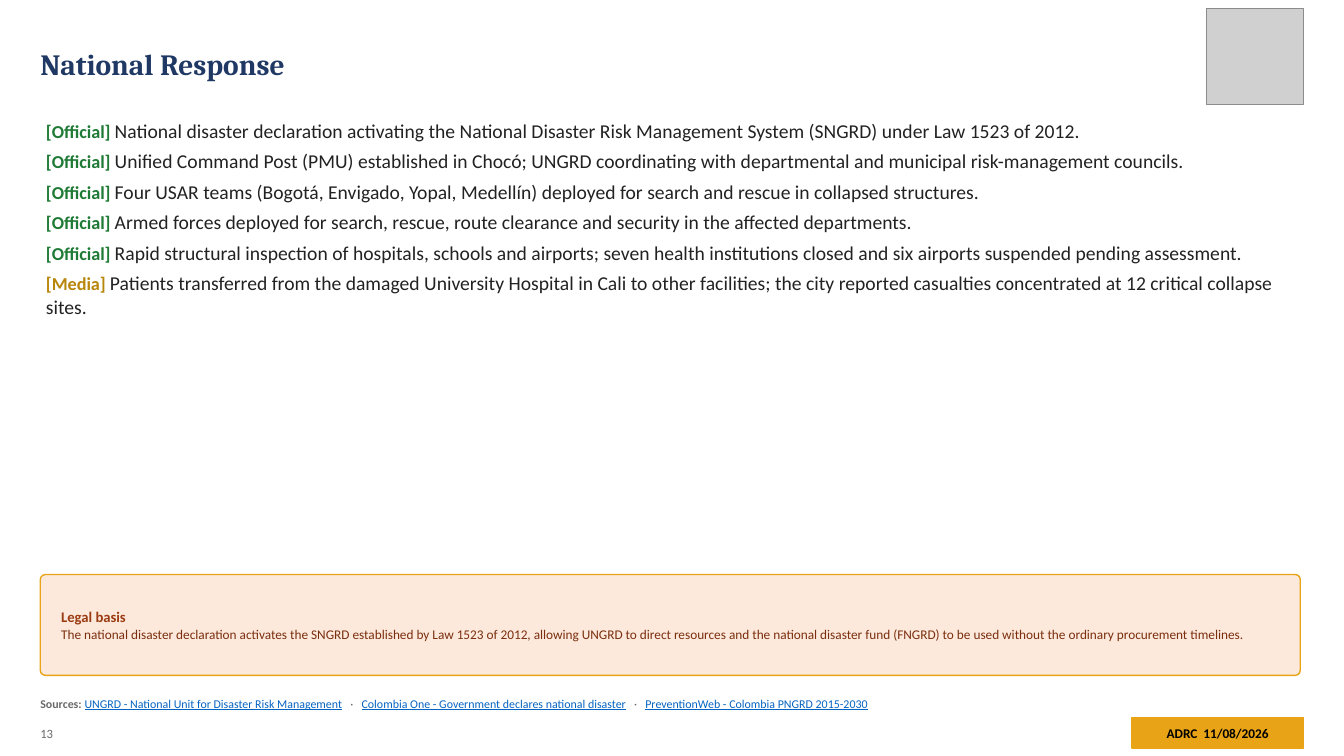
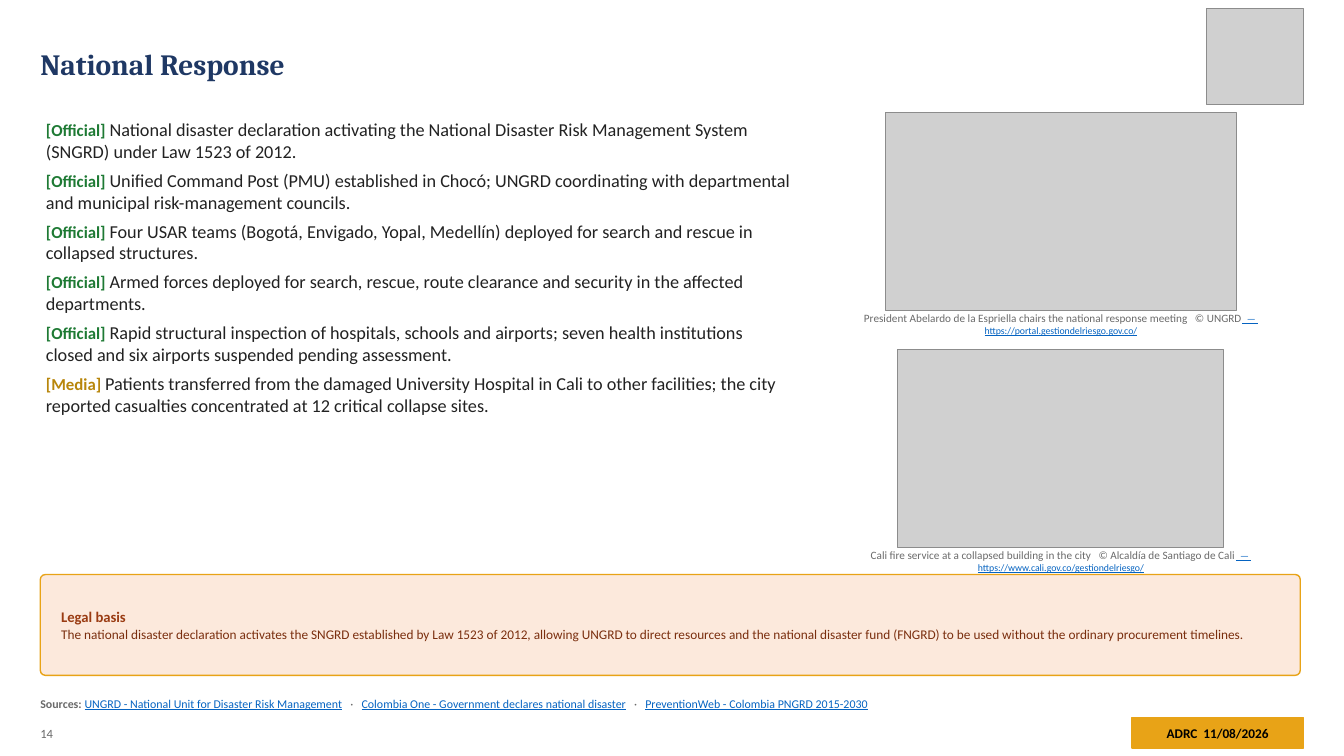
Before and after one commit to kochobi-max/whatsmap, a slide deck: slide 14 of reports/colombia_eq_20260810/output/ADRC_EQ_COL_Choco_20260810_EN.pptx (slide 13 before the commit). Drawn at 1344x756 pixels with LibreOffice and Linux fonts; fonts in the diff are those of the drawing; grey boxes stand for pictures. Boxes give left, top, right and bottom in pixels: in the first picture for what was removed or moved away, otherwise in the second. Text is boxed around its words. In the diff, an @@ line names an element or a change of style, - is before the commit and + after.

```diff
--- a/reports/colombia_eq_20260810/output/ADRC_EQ_COL_Choco_20260810_EN.pptx
+++ b/reports/colombia_eq_20260810/output/ADRC_EQ_COL_Choco_20260810_EN.pptx
@@ text "[Official] National disaster declaration activating ..." at <box>46,123,790,415</box>: size 13 to 12 pt in "[Official]", "[Official]", "[Official]", "[Official]" and 2 more places; size 14 to 13 pt @@
@@ picture added at <box>885,113,1237,311</box> @@
@@ text added at <box>864,314,1242,336</box>, 8 pt, text #6A6A6A @@
+President Abelardo de la Espriella chairs the national response meeting © UNGRD — https://portal.gestiondelriesgo.gov.co/
@@ picture added at <box>898,350,1224,547</box> @@
@@ text added at <box>871,551,1234,573</box>, 8 pt, text #6A6A6A @@
+Cali fire service at a collapsed building in the city © Alcaldía de Santiago de Cali — https://www.cali.gov.co/gestiondelriesgo/
@@ text at <box>40,730,53,738</box>: text changed @@
-13
+14
```
Also in this commit, not shown: 23 other slides changed, 2 slides added, 39 other files.
